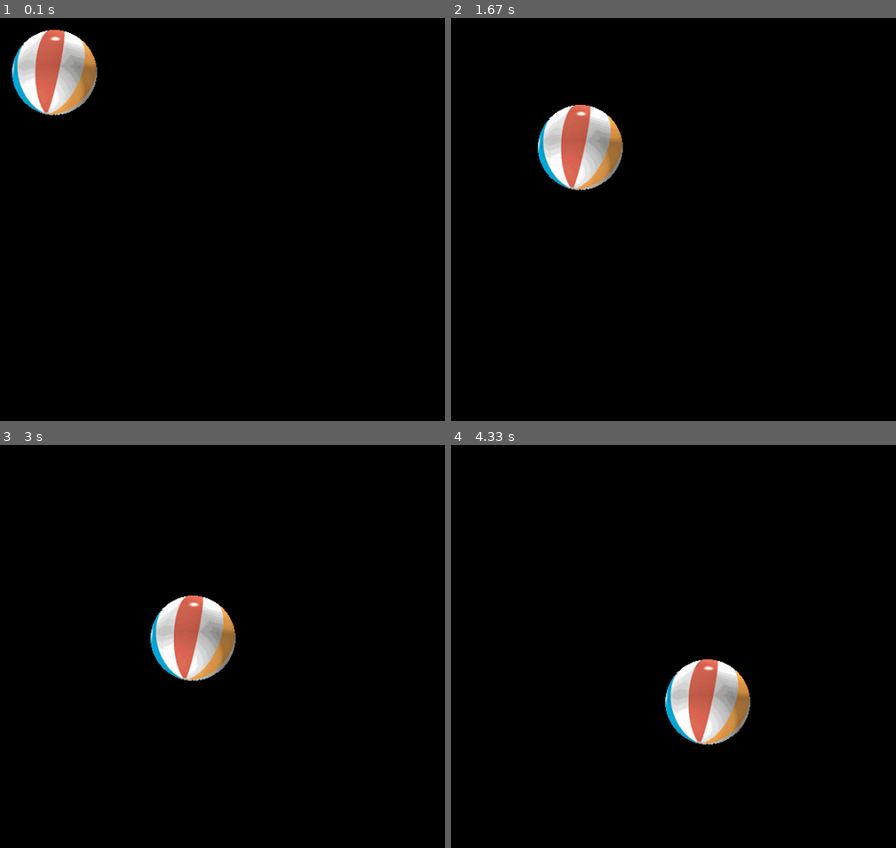
Above: before the commit, frames 1-4 (two rows, left to right).
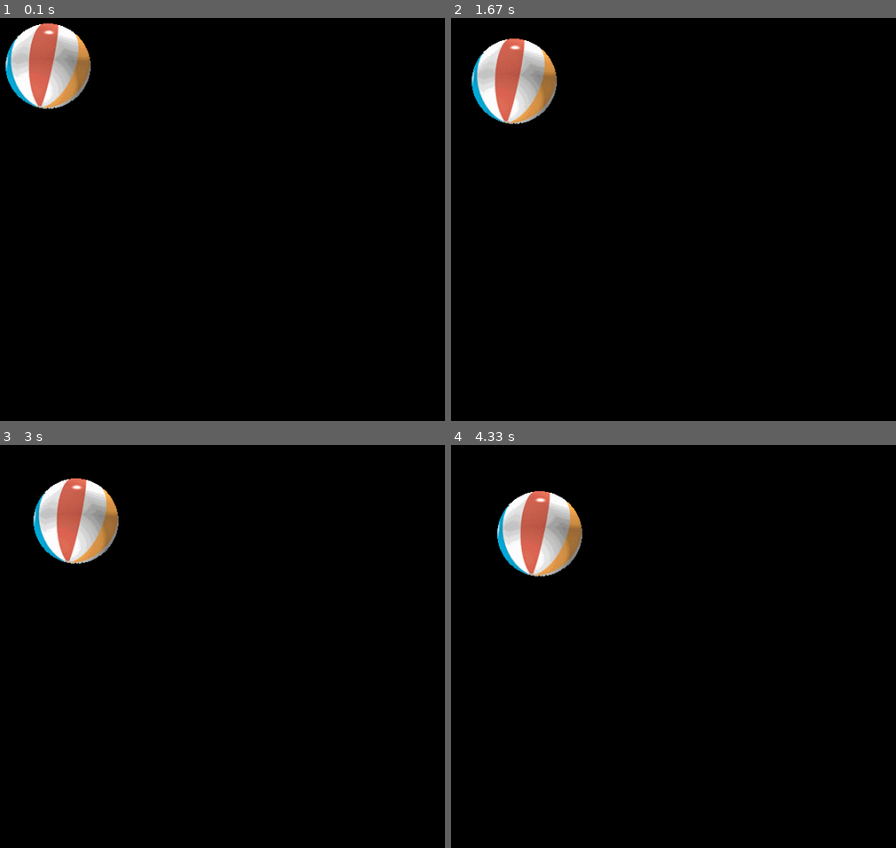
Above: after the commit, the same moments.

Repository: yaroslavKonst/PythonPracticum
Game: pygame game, started from prac/20200310/pygame_intro.py
The game is run twice, just before and just after one commit, with the same random seed, the same clock (stepped at 60 frames per second) and the same inputs.
Inputs:
- Up to frame 1 (0.1 s): no input
- Up to frame 2 (1.67 s): no input
- Up to frame 3 (3 s): no input
- Up to frame 4 (4.33 s): no input

The runs differ from the first frame. In frame 1, 2.5% of the frame differs, in the area x 1-22%, y 1-25%; in frame 2, 6.4%; in frame 3, 6.4%, in the area x 7-54%, y 8-59%; in frame 4, 6.4%.

Commit message:
Remove coordinate multiplier in pygame_intro

Diff:
--- a/prac/20200310/pygame_intro.py
+++ b/prac/20200310/pygame_intro.py
@@ -2,7 +2,7 @@
 pygame.init()
 
 world_size = width, height = 10000, 9000
-speed = [100, 100]
+speed = [2, 2]
 DX, DY = 0.1, 0.1
 pos = [width / 2, height / 2]
 screen_size = int(DX * width), int(DY * height)
@@ -19,13 +19,13 @@
     for event in pygame.event.get():
         if event.type == pygame.QUIT: sys.exit()
 
-    pos[0] += DX * speed[0]
-    pos[1] += DY * speed[1]
+    pos[0] += speed[0]
+    pos[1] += speed[1]
     if pos[0] - w/2 < 0 or pos[0] + w/2 > width:
         speed[0] = -speed[0]
     if pos[1] - h/2 < 0 or pos[1] + h/2 > height:
         speed[1] = -speed[1]
 
     screen.fill(black)
-    screen.blit(ball, (DX * (pos[0] - w/2), DY * (pos[1] - h/2)))
+    screen.blit(ball, (int(DX * (pos[0] - w/2)), int(DY * (pos[1] - h/2))))
     pygame.display.flip()
